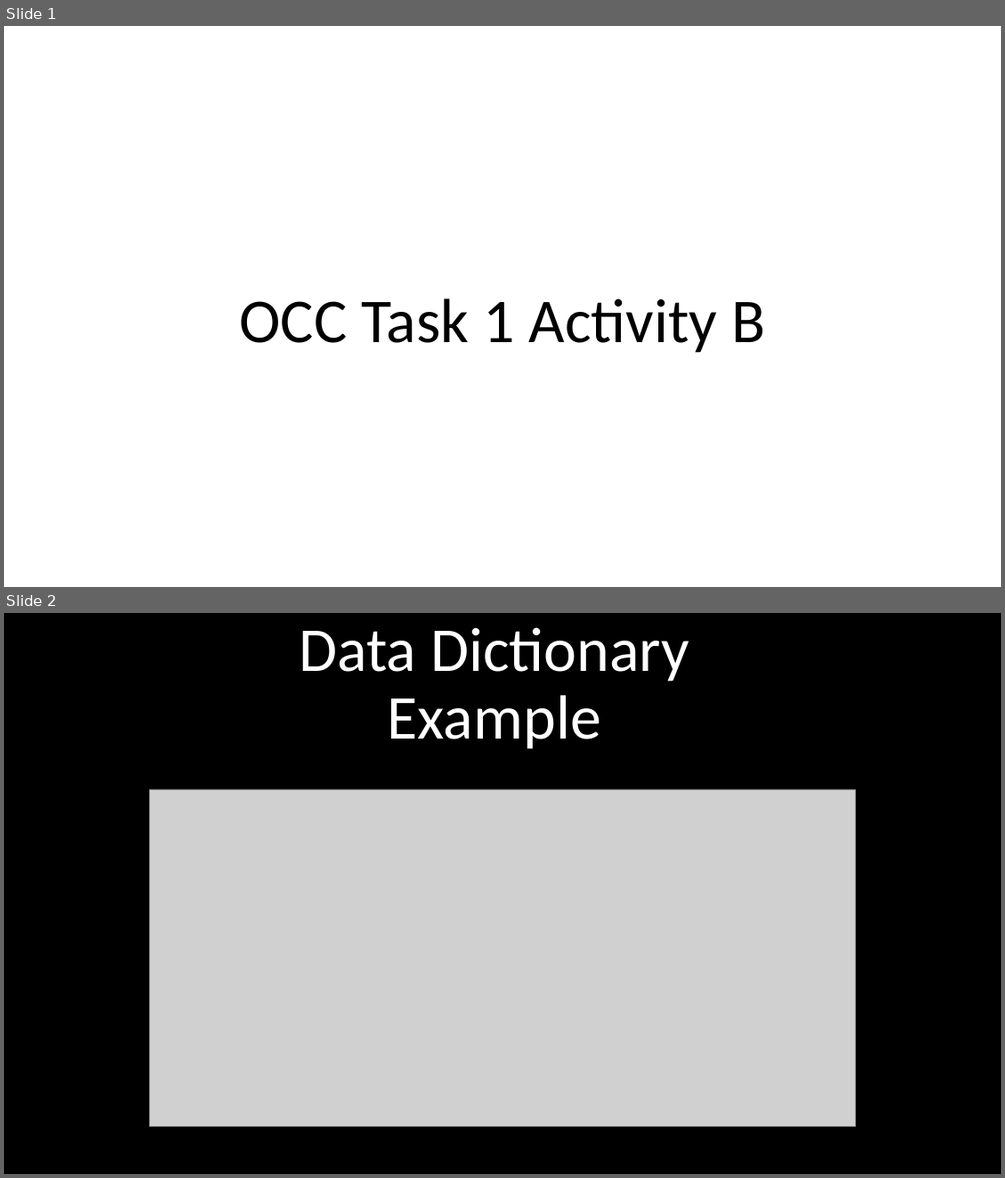
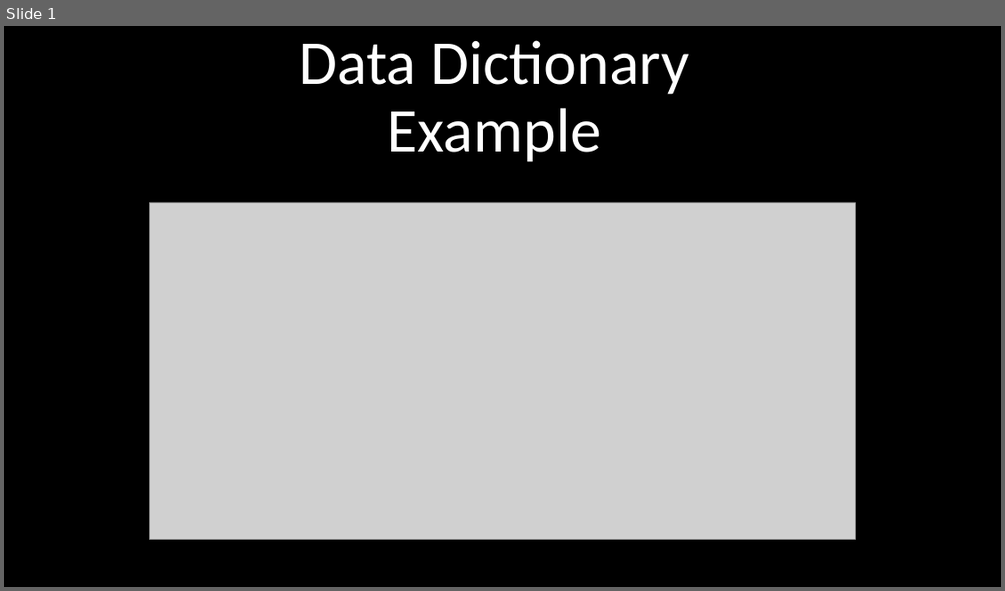
Before and after one commit to Sup3rS0n1c19/Year-2-Portfolio, a slide deck: Examples.pptx. Shown one above the other, each under a label of ours: slides 1 and 2 before the commit, slide 1 after it. The pictures are 1005x1178 and 1005x591 pixels, drawn with LibreOffice and Linux fonts; fonts in the diff are those of the drawing; grey boxes stand for pictures; background and template pictures are left out. Boxes give left, top, right and bottom in pixels: in the first picture for what was removed or moved away, otherwise in the second. Text is boxed around its words. In the diff, an @@ line names an element or a change of style, - is before the commit and + after.

```diff
--- a/Examples.pptx
+++ b/Examples.pptx
@@ slide 1 removed at (x1=4, y1=26, x2=1001, y2=587), background #FFFFFF @@
@@ title removed at (x1=239, y1=298, x2=765, y2=353) @@
-OCC Task 1 Activity B
@@ what was slide 2 is now slide 1 @@
```
Also in this commit, not shown: 1 slide changed, 3 slides added, 1 other slide removed.
